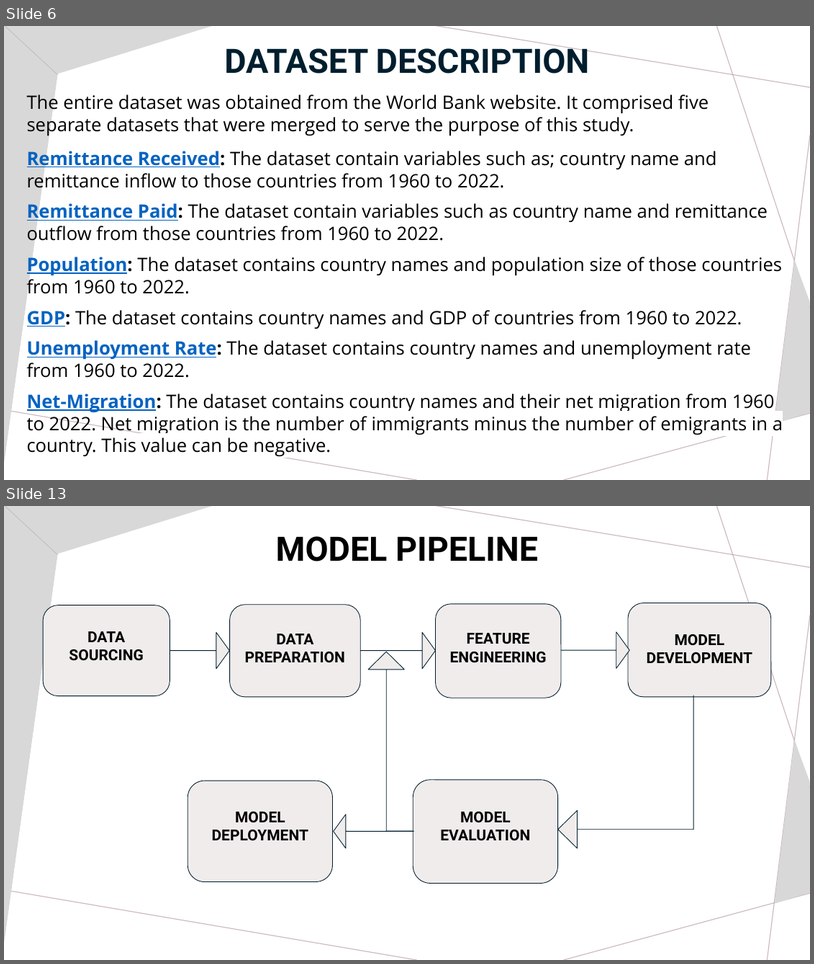
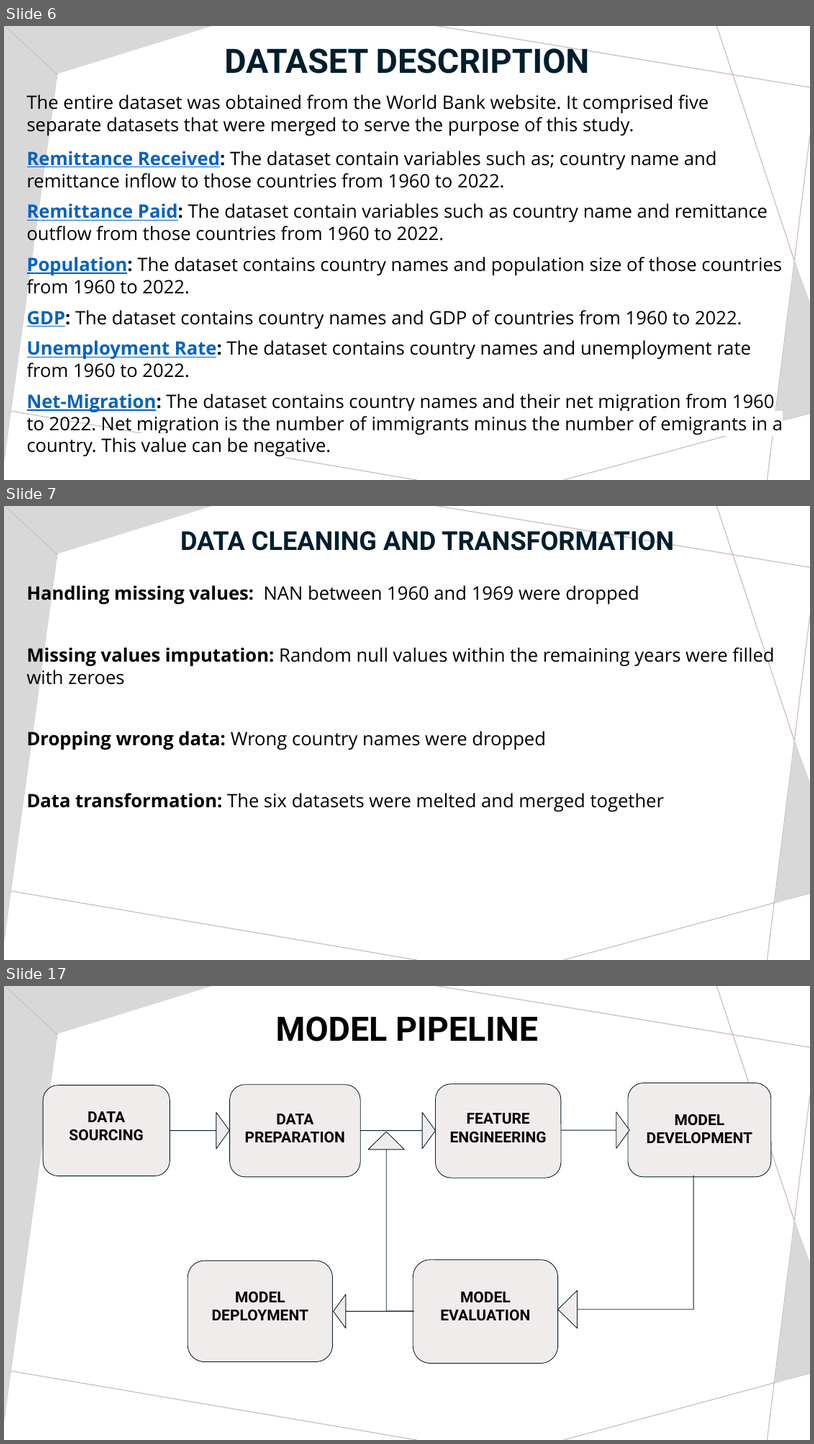
Before and after one commit to MiracleUche123/CatBoost-Team-Project, a slide deck: Presentation Slide Team Catboost.pptx. Shown one above the other, each under a label of ours: slides 6 and 13 before the commit, slides 6, 7 and 17 after it; the slides between them are not shown. The pictures are 814x964 and 814x1444 pixels, drawn with LibreOffice and Linux fonts; fonts in the diff are those of the drawing. Boxes give left, top, right and bottom in pixels: in the first picture for what was removed or moved away, otherwise in the second. Text is boxed around its words. In the diff, an @@ line names an element or a change of style, - is before the commit and + after.

```diff
--- a/Presentation Slide Team Catboost.pptx
+++ b/Presentation Slide Team Catboost.pptx
@@ slide 7 added at [4, 506, 810, 960], background #FFFFFF; not listed: 11 template elements that a slide beside it also shows @@
@@ text added at [180, 526, 674, 551], 31 pt, text #001E2E, bold @@
+DATA CLEANING AND TRANSFORMATION
@@ text added at [27, 585, 774, 811], 22 pt, text #000000 @@
+Handling missing values: NAN between 1960 and 1969 were dropped
+Missing values imputation: Random null values within the remaining years were filled with zeroes
+Dropping wrong data: Wrong country names were dropped
+Data transformation: The six datasets were melted and merged together
@@ what was slide 13 is now slide 17 @@
```
Also in this commit, not shown: 8 slides changed, 9 other slides added, 5 slides removed.
